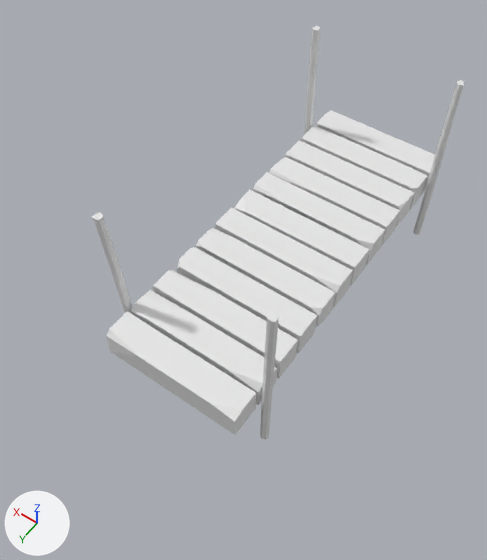
An edit to the Blender file LD59/Assets/Models/Jetty.blend, drawn before and after from the same camera.
Before and after are seen from a 50 mm lens placed at (-15.5, 39.9, 36.1), pointed at (0.3, 17.7, 1.3). The lights are fixed; the arrows at lower left show +X, +Y and +Z. The picture after the commit comes second.

Names of what the first picture shows: 'Floor', 'Stick', 'Stick.001'.
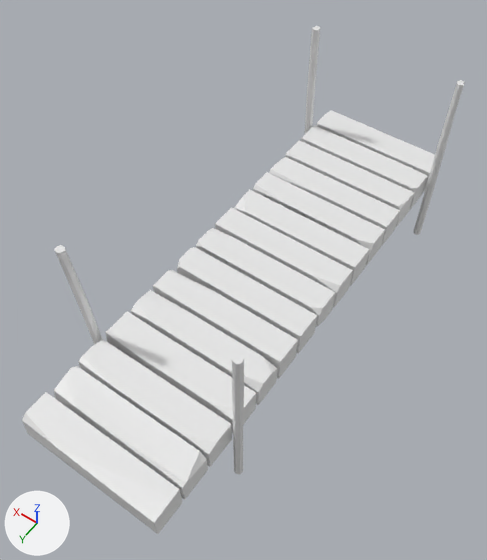
Pixel boxes [x1, y1, x2, y2] of what changed, in the pictures (487 x 560 px; the box of a moved part takes in the faces that stretch with it):
'Floor', reshaped (26% wider, 30% taller): before [107, 110, 435, 435]; after [22, 110, 435, 534]
'Stick.001', reshaped, moved: before [92, 212, 279, 439]; after [54, 245, 244, 474]
part 1 of me_cube, added: after [54, 366, 208, 500]
part 2 of me_cube, added: after [78, 339, 232, 467]
part 3 of me_cube, moved or reshaped: before [107, 329, 235, 435]; after [105, 329, 233, 433]
part 4 of me_cube, added: after [22, 392, 182, 534]

What the commit changed:
me_cube is used by ob_floor; location (0.0, 0.0, 0.0).
Verts and faces of me_cube; kept vertices keep their numbers, new ones are numbered from 152.
Before the commit, vertices of me_cube: 139 (5.0, 25.9, 0.6) at pixel (106, 336).
me_cube had 152 vertices, 100 faces and spanned x -5.0..5.0, y -1.0..26.0, z -1.0..1.0.
me_cube now has 196 vertices, 128 faces and spans x -5.0..5.0, y -1.0..33.1, z -1.0..1.1.
me_cube part 1: a new loose piece of 18 vertices spanning x -5.0..5.0, y 28.7..30.8, z -1.0..1.0, in mat_material (white #e7e7e7).
me_cube part 2: a new loose piece of 14 vertices spanning x -5.0..5.0, y 26.3..28.4, z -1.0..1.0, in mat_material (white #e7e7e7).
Part 3, on me_cube:
Vertex 139 moves to (5.0, 25.9, 1.1), pixel (105, 332).
Part 4, on me_cube:
New vertex 152 is at (-5.0, 33.1, -1.0), pixel (157, 534).
New vertex 153 is at (-5.0, 31.0, -1.0), pixel (182, 503).
New vertex 154 is at (-5.0, 31.0, 1.0), pixel (179, 489).
New vertices 155, 156, 157 stand at vertices 152, 153, 154, in that order, plus (10.0, 0.0, 0.0).
New vertex 158 is at (-5.0, 31.6, 1.0), pixel (172, 499).
New vertex 159 is at (-3.3, 33.1, 0.8), pixel (129, 504).
New vertex 160 is at (-5.0, 33.1, 0.9), pixel (154, 523).
New vertex 161 is at (2.1, 33.1, 1.0), pixel (55, 446).
New vertex 162 is at (5.0, 32.6, 1.0), pixel (25, 412).
New vertex 163 is at (5.0, 33.0, 0.6), pixel (21, 420).
New faces: (153, 156, 157, 154), (152, 155, 156, 153), (158, 159, 160), (152, 153, 154, 158, 160), (161, 162, 163), (152, 160, 159, 161, 163, 155).
New faces: (155, 163, 162, 157, 156), (154, 157, 162, 161, 159, 158).
Object 'Stick.001' (ob_stick_001) moves from (5.44, 23.39, -0.04) to (5.44, 26.28, -0.04).
